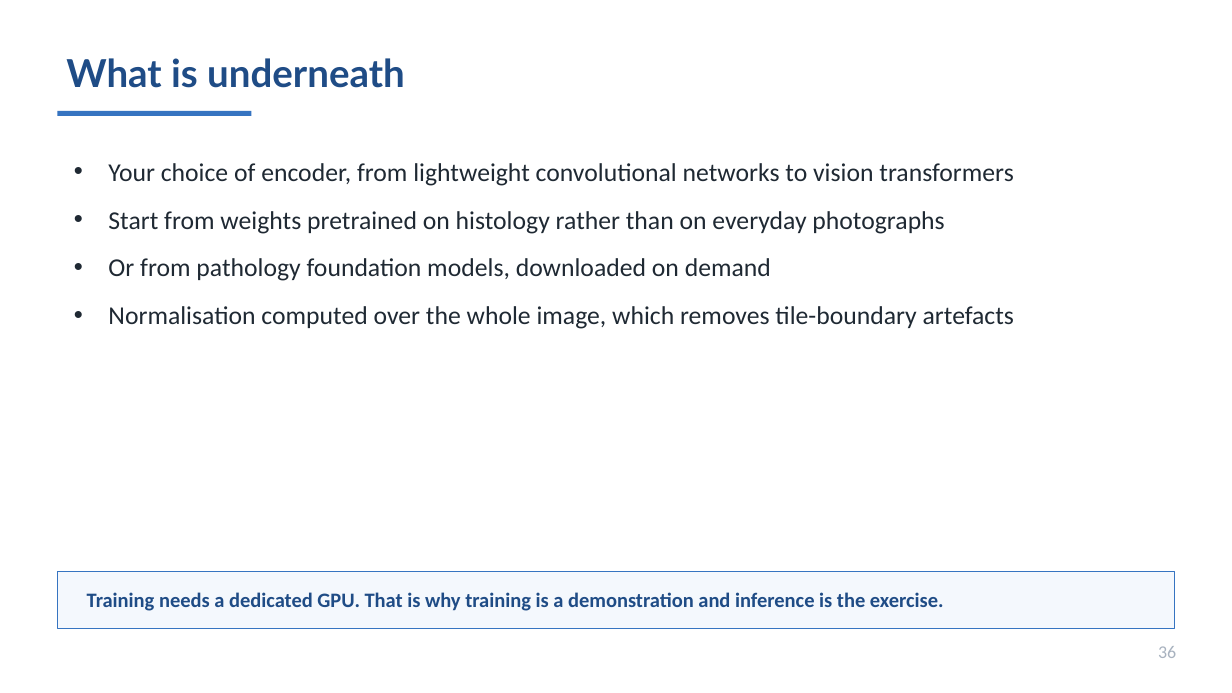
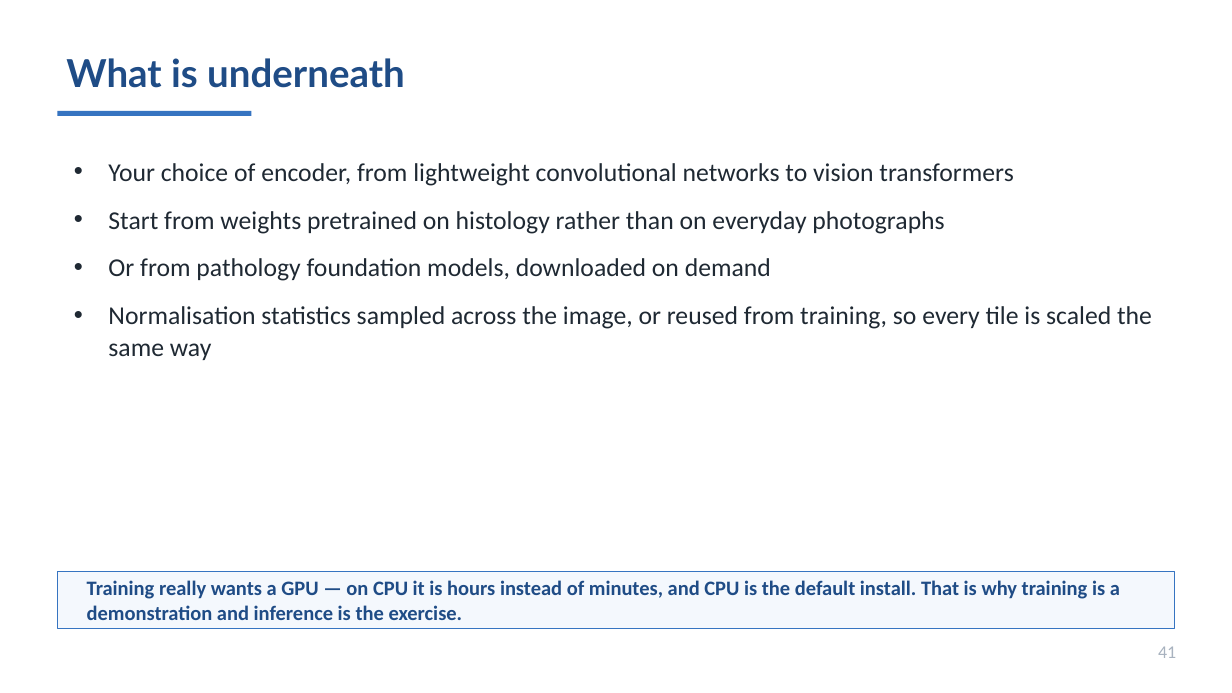
Before and after one commit to MichaelSNelson/BINA-I2K-2026-QuPath-Extensions, a slide deck: slide 41 of I2K_2026_QuPath_Extensions.pptx (slide 36 before the commit). Drawn at 1232x693 pixels with LibreOffice and Linux fonts; fonts in the diff are those of the drawing. Boxes give left, top, right and bottom in pixels: in the first picture for what was removed or moved away, otherwise in the second. Text is boxed around its words. In the diff, an @@ line names an element or a change of style, - is before the commit and + after.

```diff
--- a/I2K_2026_QuPath_Extensions.pptx
+++ b/I2K_2026_QuPath_Extensions.pptx
@@ text at bbox=[108, 306, 1152, 360]: text changed @@
-• Normalisation computed over the whole image, which removes tile-boundary artefacts
+• Normalisation statistics sampled across the image, or reused from training, so every tile is scaled the same way
@@ text at bbox=[87, 580, 1120, 620]: text changed @@
-Training needs a dedicated GPU. That is why training is a demonstration and inference is the exercise.
+Training really wants a GPU — on CPU it is hours instead of minutes, and CPU is the default install. That is why training is a demonstration and inference is the exercise.
@@ text at bbox=[1158, 646, 1176, 658]: text changed @@
-36
+41
```
Also in this commit, not shown: 41 other slides changed, 1 slide added, 11 slides removed, 4 other files.
